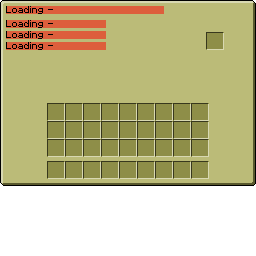
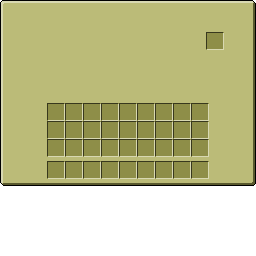
The second 256x256 image is a revision of the first. Changes to its layers:
hid group "Mock" (19 layers) over [6, 6, 164, 50]
